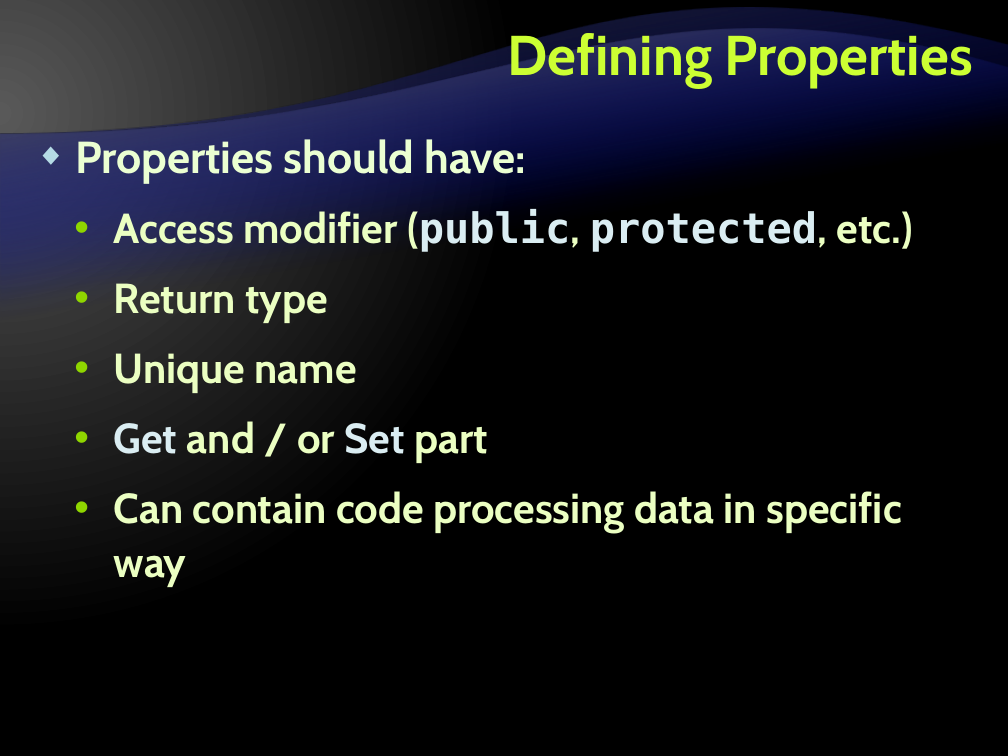
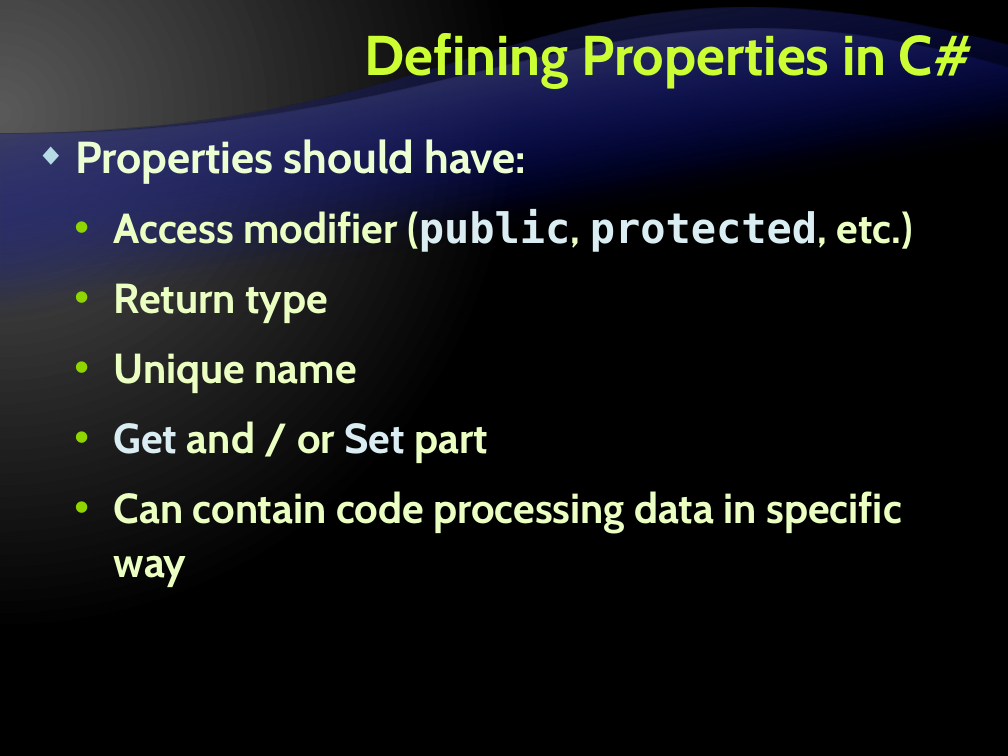
Before and after one commit to Graveheart/aspnetcourse, a slide deck: slide 33 of lectures/4. Object-Oriented Programming with CSharp.pptx. Drawn at 1008x756 pixels with LibreOffice and Linux fonts; fonts in the diff are those of the drawing; background and template pictures are left out. Boxes give left, top, right and bottom in pixels: in the first picture for what was removed or moved away, otherwise in the second. Text is boxed around its words. In the diff, an @@ line names an element or a change of style, - is before the commit and + after.

```diff
--- a/lectures/4. Object-Oriented Programming with CSharp.pptx
+++ b/lectures/4. Object-Oriented Programming with CSharp.pptx
@@ title at [365,28,973,88]: text changed @@
-Defining Properties
+Defining Properties in C#
```
Also in this commit, not shown: 28 other slides changed, 1 slide added.
